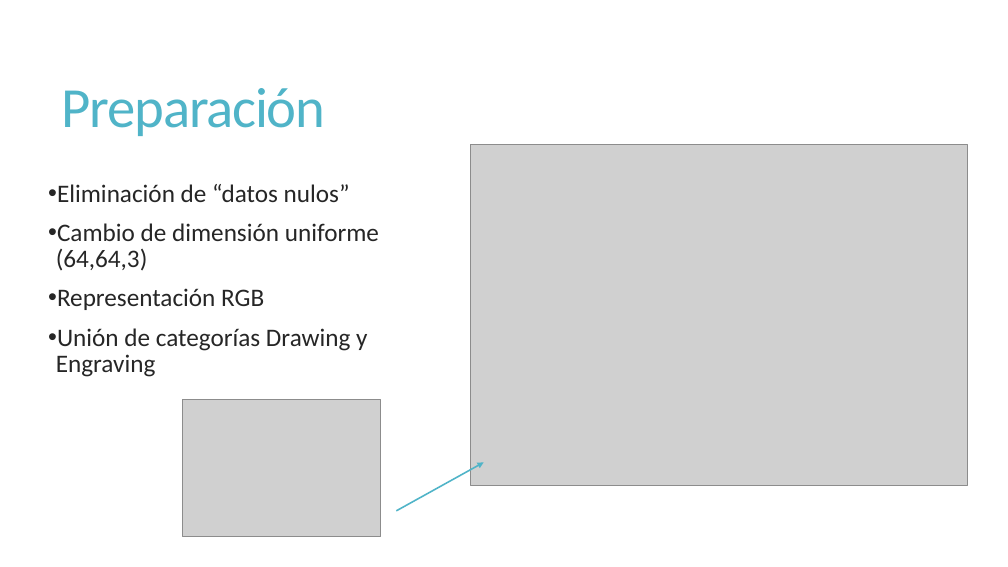
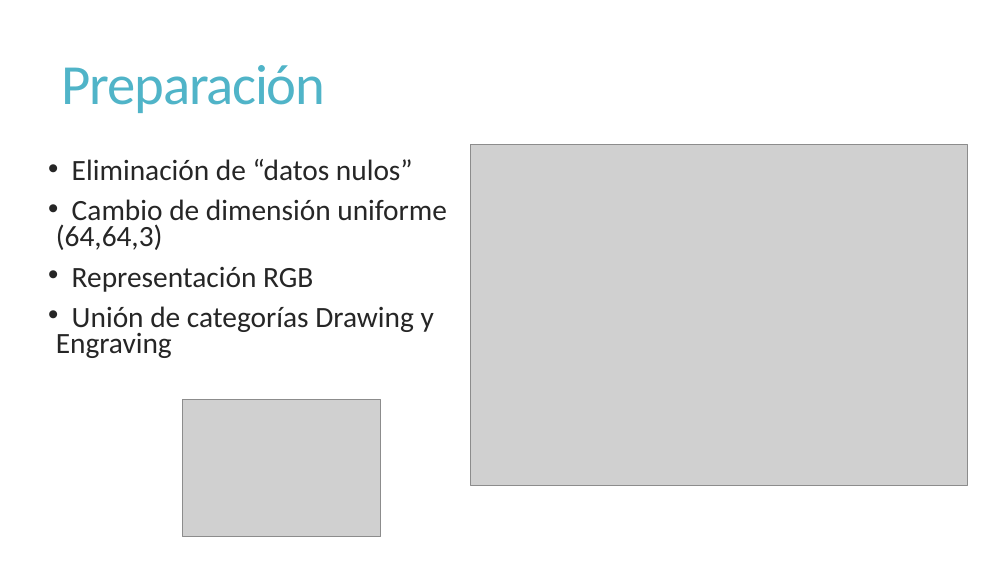
Before and after one commit to JoseGuzmanZamora/ArtClassification, a slide deck: slide 5 of ArtClassification.pptx. Drawn at 1008x567 pixels with LibreOffice and Linux fonts; fonts in the diff are those of the drawing; grey boxes stand for pictures. Boxes give left, top, right and bottom in pixels: in the first picture for what was removed or moved away, otherwise in the second. Text is boxed around its words. In the diff, an @@ line names an element or a change of style, - is before the commit and + after.

```diff
--- a/ArtClassification.pptx
+++ b/ArtClassification.pptx
@@ title "Preparación": place and size @@
-title "Preparación" at <box>62,88,325,136</box>
+title "Preparación" at <box>62,65,325,113</box>
@@ text "Eliminación de “datos nulos”": place and size @@
-text "Eliminación de “datos nulos”" at <box>56,184,379,377</box>
+text "Eliminación de “datos nulos”" at <box>56,159,447,358</box>
@@ text "Eliminación de “datos nulos”" at <box>56,159,447,358</box>: size 24 to 28 pt; line spacing 0.85 to 0.75 @@
@@ arrow removed from (396, 511) to (484, 463) @@
```
Also in this commit, not shown: 13 other slides changed, 2 slides added, 1 slide removed, 19 other files.
